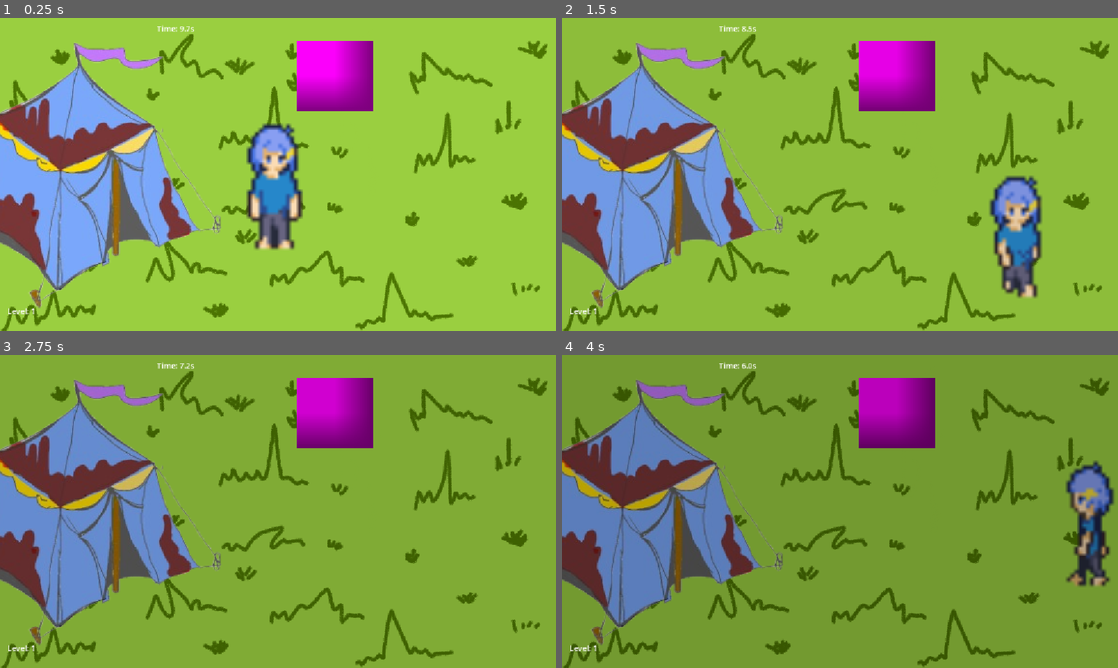
Above: before the commit, frames 1-4 (two rows, left to right).
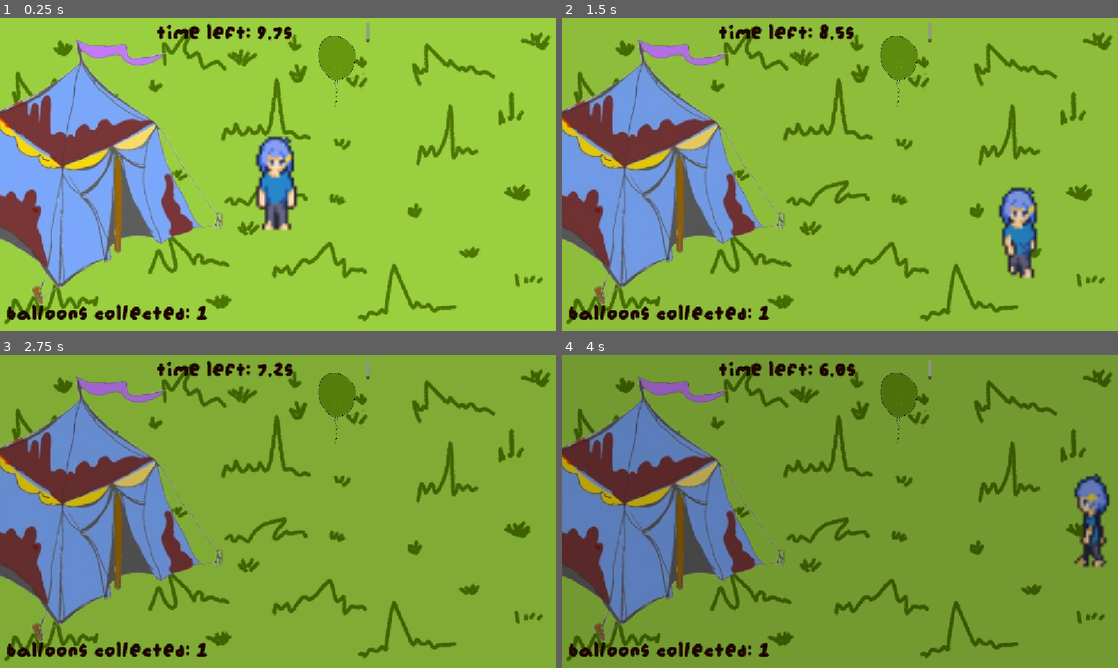
Above: after the commit, the same moments.

Repository: Rithunyaa/haven_charlotte
Game: Godot game, scene res://level1.tscn
The game is run twice, just before and just after one commit, with the same random seed, the same clock (stepped at 60 frames per second) and the same inputs.
Inputs (mouse positions are in pixels of both pictures, inside the frame that each line leads up to):
- Up to frame 1 (0.25 s): no input
- Up to frame 2 (1.5 s): tap Enter at 0.5 s; move the mouse to (962, 158) at 0.52 s; hold Right (ui_right) 0.53-1.28 s; click (962, 158) at 0.67 s; move the mouse to (728, 190) at 1.27 s; hold Down (ui_down) from 1.28 s (still down)
- Up to frame 3 (2.75 s): move the mouse to (333, 442) at 2.02 s; release Down (ui_down) at 2.03 s; hold Right (ui_right) from 2.03 s (still down)
- Up to frame 4 (4 s): move the mouse to (812, 574) at 2.77 s; release Right (ui_right) at 2.78 s; hold Up (ui_up) 2.78-3.53 s; click (812, 574) at 2.92 s; tap Space at 3.5 s; move the mouse to (1006, 558) at 3.52 s; hold Left (ui_left) from 3.53 s (still down)

The runs differ from the first frame. In frame 1, 23% of the frame differs, in the area x 0-100%, y 1-100%; in frame 2, 23%; in frame 3, 20%; in frame 4, 21%.

Commit message:
font + color changed

Diff:
--- /dev/null
+++ b/haven/CameraShake.gd
@@ -0,0 +1,12 @@
+extends Camera2D
+
+var shake_intensity: float = 0.0
+
+func _process(delta: float) -> void:
+	if shake_intensity > 0:
+		offset = Vector2(
+			randf_range(-shake_intensity, shake_intensity),
+			randf_range(-shake_intensity, shake_intensity)
+		)
+	else:
+		offset = Vector2.ZERO
--- a/haven/game_manager.gd
+++ b/haven/game_manager.gd
@@ -14,9 +14,11 @@
 @onready var level_label: RichTextLabel = get_node(level_label_path)
 @onready var game_over_screen: Control = get_node(game_over_screen_path)
 @onready var tent: StaticBody2D = $"../Obstacles/Tent"
+@export var camera_path: NodePath
+@onready var camera = get_node_or_null(camera_path)
 
 var current_level: int = 1
-var round_time: float = 10.0          # Set to your preferred round time (e.g., 10.0)
+var round_time: float = 10.0
 var round_time_left: float = 10.0
 
 var max_level_darkness_time: float = 15.0
@@ -38,7 +40,7 @@
 	if game_over_screen:
 		game_over_screen.visible = false
 
-	# --- CRITICAL FIX: Initialize level 1 obstacles and target position on startup ---
+
 
 	randomize_target_position()
 	randomize_tent_position()
@@ -55,6 +57,16 @@
 
 	update_cumulative_darkness()
 
+	if round_time_left <= 3.0:
+
+		var urgency = 3.0 - round_time_left
+		if camera:
+			camera.shake_intensity = urgency * 2.5
+	else:
+		if camera:
+			camera.shake_intensity = 0.0
+
+
 	if level_time_elapsed >= max_level_darkness_time:
 		trigger_game_over()
 		return
@@ -70,9 +82,9 @@
 
 func update_hud() -> void:
 	if timer_label:
-		timer_label.text = "Time: " + str(snapped(round_time_left, 0.1)) + "s"
+		timer_label.text = "Time Left: " + str(snapped(round_time_left, 0.1)) + "s"
 	if level_label:
-		level_label.text = "Level: " + str(current_level)
+		level_label.text = "Balloons Collected: " + str(current_level)
 
 func update_cumulative_darkness() -> void:
 	var darkness_progress = clamp(level_time_elapsed / max_level_darkness_time, 0.0, 1.0)
@@ -100,7 +112,7 @@
 	var tween = create_tween()
 	tween.tween_property(darkness_overlay, "color", Color(1, 1, 1, 1), 0.5)
 
-	# --- CRITICAL FIX: Clear old obstacles and spawn new ones for the next level ---
+
 
 	randomize_target_position()
 	randomize_tent_position()
--- a/haven/level1.tscn
+++ b/haven/level1.tscn
@@ -9,10 +9,12 @@
 [ext_resource type="Texture2D" uid="uid://doyjfnk8e8cie" path="res://assets/grass background.png" id="4_v38iq"]
 [ext_resource type="Texture2D" uid="uid://dyl4fvqheg7y3" path="res://assets/character_walk_right.png" id="5_hx44q"]
 [ext_resource type="Texture2D" uid="uid://c00jmgjxdhmal" path="res://assets/character_walk_up.png" id="6_n8vhr"]
+[ext_resource type="Texture2D" uid="uid://51o16kt15y1n" path="res://assets/ballon_final-removebg-preview.png" id="7_mx85b"]
 [ext_resource type="Texture2D" uid="uid://jjcsp2ll81ax" path="res://assets/tent-removebg-preview.png" id="11_mx85b"]
+[ext_resource type="Script" uid="uid://1g3vlnonsxus" path="res://CameraShake.gd" id="12_hx44q"]
 
 [sub_resource type="RectangleShape2D" id="RectangleShape2D_dopym"]
-size = Vector2(109, 253)
+size = Vector2(71, 193)
 
 [sub_resource type="AtlasTexture" id="AtlasTexture_eqrsh"]
 atlas = ExtResource("3_5j5gb")
@@ -157,37 +159,30 @@
 "speed": 5.0
 }]
 
-[sub_resource type="PlaceholderTexture2D" id="PlaceholderTexture2D_ootpb"]
-
-[sub_resource type="RectangleShape2D" id="RectangleShape2D_v38iq"]
-size = Vector2(156.5, 145.5)
-
 [node name="Level_1" type="Node2D" unique_id=601929235]
 
 [node name="Player" type="CharacterBody2D" parent="." unique_id=1741416139]
 script = ExtResource("1_dopym")
 
 [node name="CollisionShape2D" type="CollisionShape2D" parent="Player" unique_id=802988498]
-position = Vector2(569.5, 347.5)
+position = Vector2(565.5, 353.5)
 shape = SubResource("RectangleShape2D_dopym")
 debug_color = Color(1.92523e-07, 0.64727664, 0.22369286, 0.41960785)
 
 [node name="AnimatedSprite2D" type="AnimatedSprite2D" parent="Player" unique_id=712369790]
 position = Vector2(569, 349)
-scale = Vector2(8, 8)
+scale = Vector2(6, 6)
 sprite_frames = SubResource("SpriteFrames_qiqrj")
 
 [node name="Target_Object" type="Area2D" parent="." unique_id=296355201]
 
 [node name="Sprite2D" type="Sprite2D" parent="Target_Object" unique_id=1325409815]
 position = Vector2(835, 293)
-scale = Vector2(156.5, 145.5)
-texture = SubResource("PlaceholderTexture2D_ootpb")
-
-[node name="CollisionShape2D" type="CollisionShape2D" parent="Target_Object" unique_id=194006208]
-position = Vector2(837.75, 289.25)
-shape = SubResource("RectangleShape2D_v38iq")
-debug_color = Color(0.6833022, 0.5023613, 0, 0.41960785)
+scale = Vector2(0.5, 0.5)
+texture = ExtResource("7_mx85b")
+
+[node name="CollisionPolygon2D" type="CollisionPolygon2D" parent="Target_Object" unique_id=2078870203]
+polygon = PackedVector2Array(816, 209, 867, 228, 879, 276, 860, 311, 816, 314, 792, 264)
 
 [node name="DarknessOverlay" type="CanvasModulate" parent="." unique_id=1471605124]
 
@@ -202,9 +197,12 @@
 [node name="Level_Label" type="RichTextLabel" parent="CanvasLayer/Control" unique_id=1700314569]
 layout_mode = 0
 offset_left = 15.0
-offset_top = 595.0
-offset_right = 162.0
-offset_bottom = 635.0
+offset_top = 591.0
+offset_right = 809.0
+offset_bottom = 645.0
+theme_override_colors/default_color = Color(0.11372549, 0.023529412, 0.003921569, 1)
+theme_override_fonts/normal_font = ExtResource("2_ootpb")
+theme_override_font_sizes/normal_font_size = 50
 
 [node name="Timer_Label" type="RichTextLabel" parent="CanvasLayer/Control" unique_id=319701529]
 layout_mode = 0
@@ -212,6 +210,9 @@
 offset_top = 10.0
 offset_right = 766.0
 offset_bottom = 50.0
+theme_override_colors/default_color = Color(0.113228776, 0.023394456, 0.0019961568, 1)
+theme_override_fonts/normal_font = ExtResource("2_ootpb")
+theme_override_font_sizes/normal_font_size = 50
 
 [node name="GameOverScreen" type="Control" parent="CanvasLayer" unique_id=34334009]
 visible = false
@@ -235,7 +236,7 @@
 theme_override_colors/default_color = Color(0.67726076, 0, 0.18860528, 1)
 theme_override_fonts/normal_font = ExtResource("2_ootpb")
 theme_override_font_sizes/normal_font_size = 40
-text = "You died! Click anywhere to restart."
+text = "Game Over! Click anywhere to restart."
 horizontal_alignment = 1
 vertical_alignment = 1
 
@@ -250,7 +251,7 @@
 
 [node name="Bg" type="Sprite2D" parent="." unique_id=541100976]
 show_behind_parent = true
-position = Vector2(578.5, 329.50003)
+position = Vector2(580, 319)
 scale = Vector2(0.695372, 0.7349786)
 texture = ExtResource("4_v38iq")
 
@@ -266,4 +267,8 @@
 [node name="CollisionPolygon2D" type="CollisionPolygon2D" parent="Obstacles/Tent" unique_id=810152460]
 polygon = PackedVector2Array(251, -20, 396, 108, 490, 308, 212, 434, 46, 308, 76, 87)
 
+[node name="Camera2D" type="Camera2D" parent="." unique_id=187193791]
+position = Vector2(572, 331)
+script = ExtResource("12_hx44q")
+
 [connection signal="body_entered" from="Target_Object" to="GameManager" method="_on_target_object_body_entered"]
Not shown, added: haven/CameraShake.gd.uid
Not shown, added: haven/assets/ballon_final-removebg-preview.png.import
